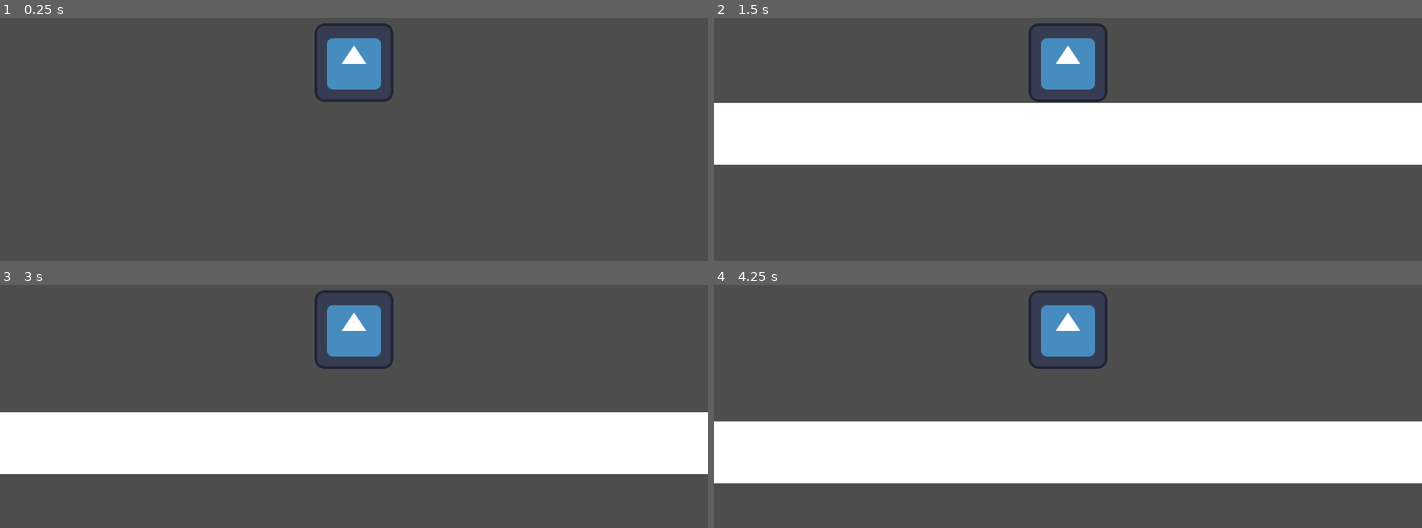
Above: before the commit, frames 1-4 (two rows, left to right).
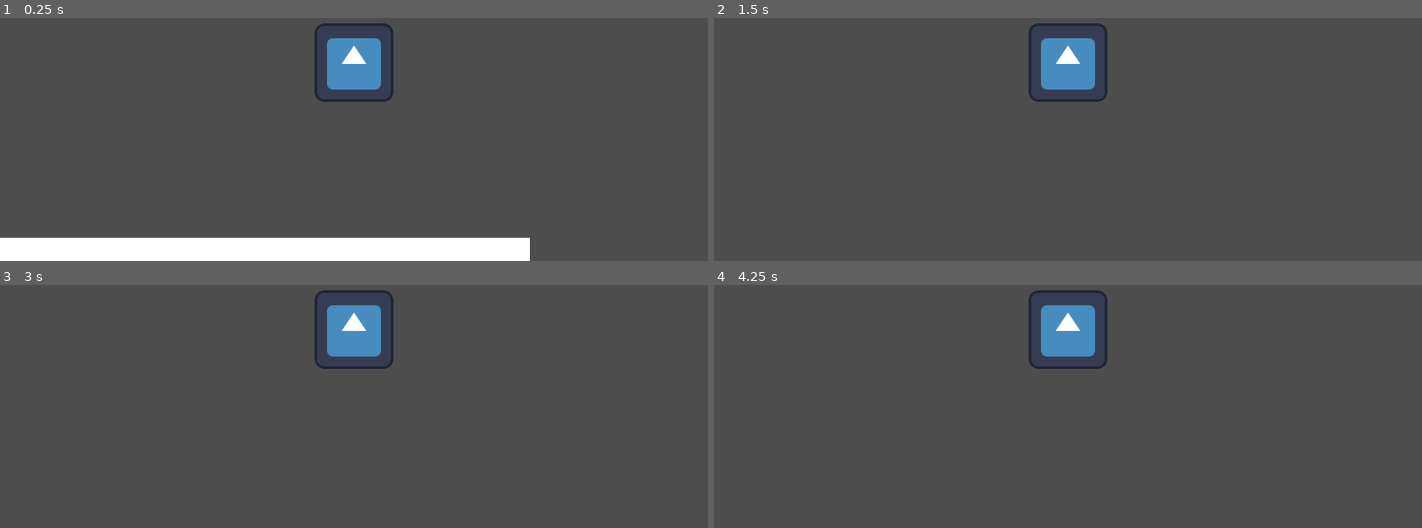
Above: after the commit, the same moments.

Repository: ZYeagerist/Test-Godot-Project
Game: Godot game, scene res://world.tscn
Two runs of this game, one before a commit and one after it. Both use one fixed random seed, a clock stepped at 60 frames per second and the inputs below. Before the commit the project has no main scene; this scene is started directly in both runs. The engine's default icon, where the game draws it, is replaced by a stand-in: a white triangle on a blue panel in a dark square.
Inputs:
- Up to frame 1 (0.25 s): no input
- Up to frame 2 (1.5 s): tap Enter (ui_accept) at 0.5, 0.77 s; hold Right (ui_right) from 0.53 s (still down)
- Up to frame 3 (3 s): tap Enter (ui_accept) at 1.52, 2.75 s; release Right (ui_right) at 2.03 s; hold Left (ui_left) 2.03-2.78 s; hold Right (ui_right) from 2.78 s (still down)
- Up to frame 4 (4.25 s): keep holding Right (ui_right); tap Enter (ui_accept) at 3.02, 3.77 s

The runs differ from the first frame. In frame 1, 7.3% of the frame differs, in the area x 0-75%, y 90-100%; in frame 2, 25%; in frame 3, 25%; in frame 4, 26%, in the area x 0-100%, y 56-82%.

Commit message:
pls break

Diff:
--- a/CharacterBody2D.gd
+++ b/CharacterBody2D.gd
@@ -1,8 +1,8 @@
 extends CharacterBody2D
 
 
-const SPEED = 300.0
-const JUMP_VELOCITY = -400.0
+const SPEED = 900.0
+const JUMP_VELOCITY = -600.0
 
 # Get the gravity from the project settings to be synced with RigidBody nodes.
 var gravity = ProjectSettings.get_setting("physics/2d/default_gravity")
--- a/project.godot
+++ b/project.godot
@@ -11,6 +11,7 @@
 [application]
 
 config/name="Test Project"
+run/main_scene="res://world.tscn"
 config/features=PackedStringArray("4.2", "GL Compatibility")
 config/icon="res://icon.svg"
 
--- a/world.tscn
+++ b/world.tscn
@@ -1,7 +1,8 @@
-[gd_scene load_steps=5 format=3 uid="uid://c2kisvqp7ynb"]
+[gd_scene load_steps=6 format=3 uid="uid://du2kcgbrlkp6g"]
 
 [ext_resource type="Script" path="res://CharacterBody2D.gd" id="1_8d2xs"]
 [ext_resource type="Texture2D" uid="uid://dv5voctvhfnga" path="res://icon.svg" id="2_vflw6"]
+[ext_resource type="PackedScene" uid="uid://c3tucc2sk0su6" path="res://test_node_2d.tscn" id="3_1bxra"]
 
 [sub_resource type="RectangleShape2D" id="RectangleShape2D_vhudm"]
 size = Vector2(129, 128)
@@ -10,6 +11,7 @@
 size = Vector2(3119, 106)
 
 [node name="World" type="Node2D"]
+position = Vector2(333, 20)
 
 [node name="CharacterBody2D" type="CharacterBody2D" parent="."]
 script = ExtResource("1_8d2xs")
@@ -24,13 +26,18 @@
 [node name="Camera2D" type="Camera2D" parent="CharacterBody2D"]
 
 [node name="StaticBody2D" type="StaticBody2D" parent="."]
+position = Vector2(-23, 71)
 
 [node name="CollisionShape2D" type="CollisionShape2D" parent="StaticBody2D"]
-position = Vector2(5.5, 616)
+position = Vector2(-919, 180)
 shape = SubResource("RectangleShape2D_imcag")
 
 [node name="ColorRect" type="ColorRect" parent="StaticBody2D/CollisionShape2D"]
-offset_left = -1557.0
-offset_top = -51.0
-offset_right = 1565.0
-offset_bottom = 50.0
+offset_left = -1894.0
+offset_top = 68.0
+offset_right = 1228.0
+offset_bottom = 169.0
+metadata/_edit_use_anchors_ = true
+
+[node name="Node2D" parent="." instance=ExtResource("3_1bxra")]
+position = Vector2(34, 155)
